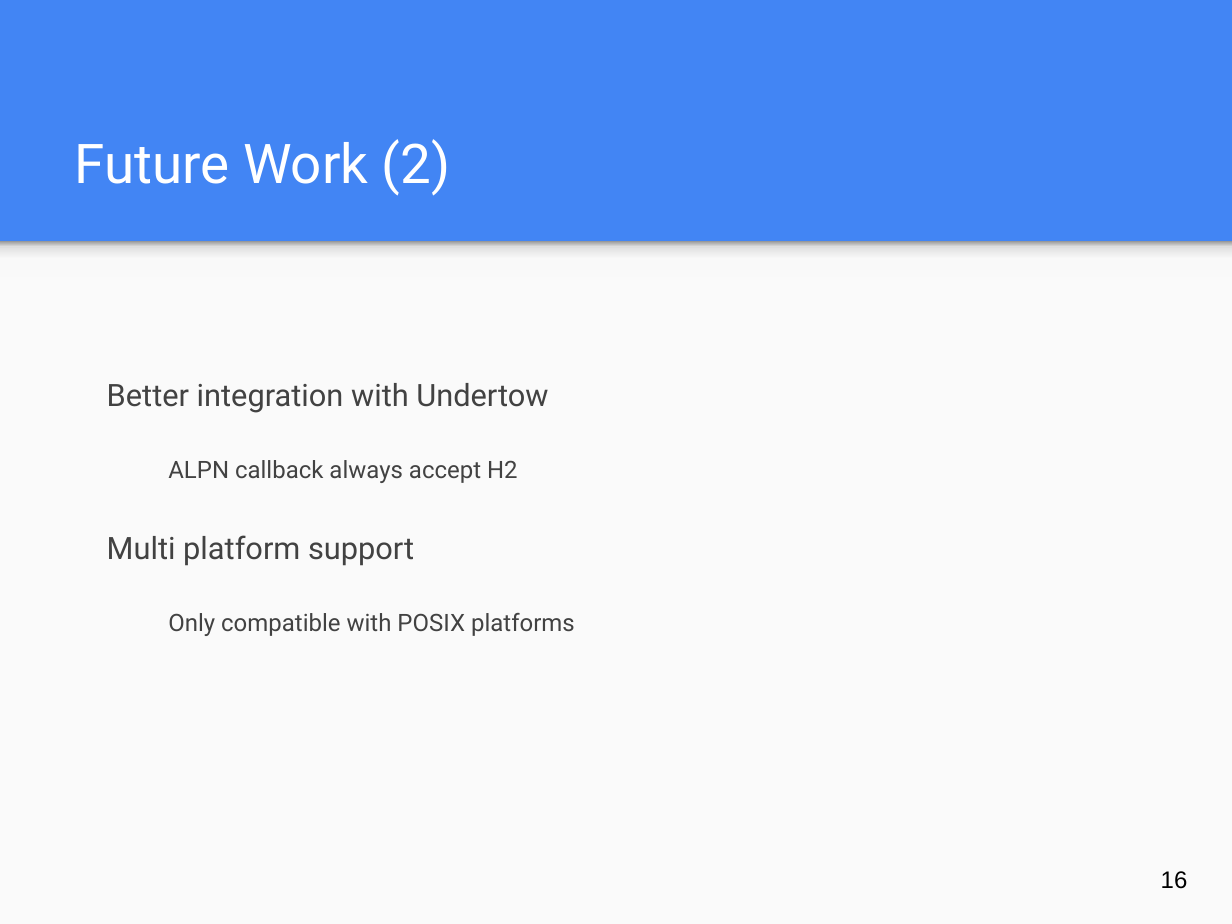
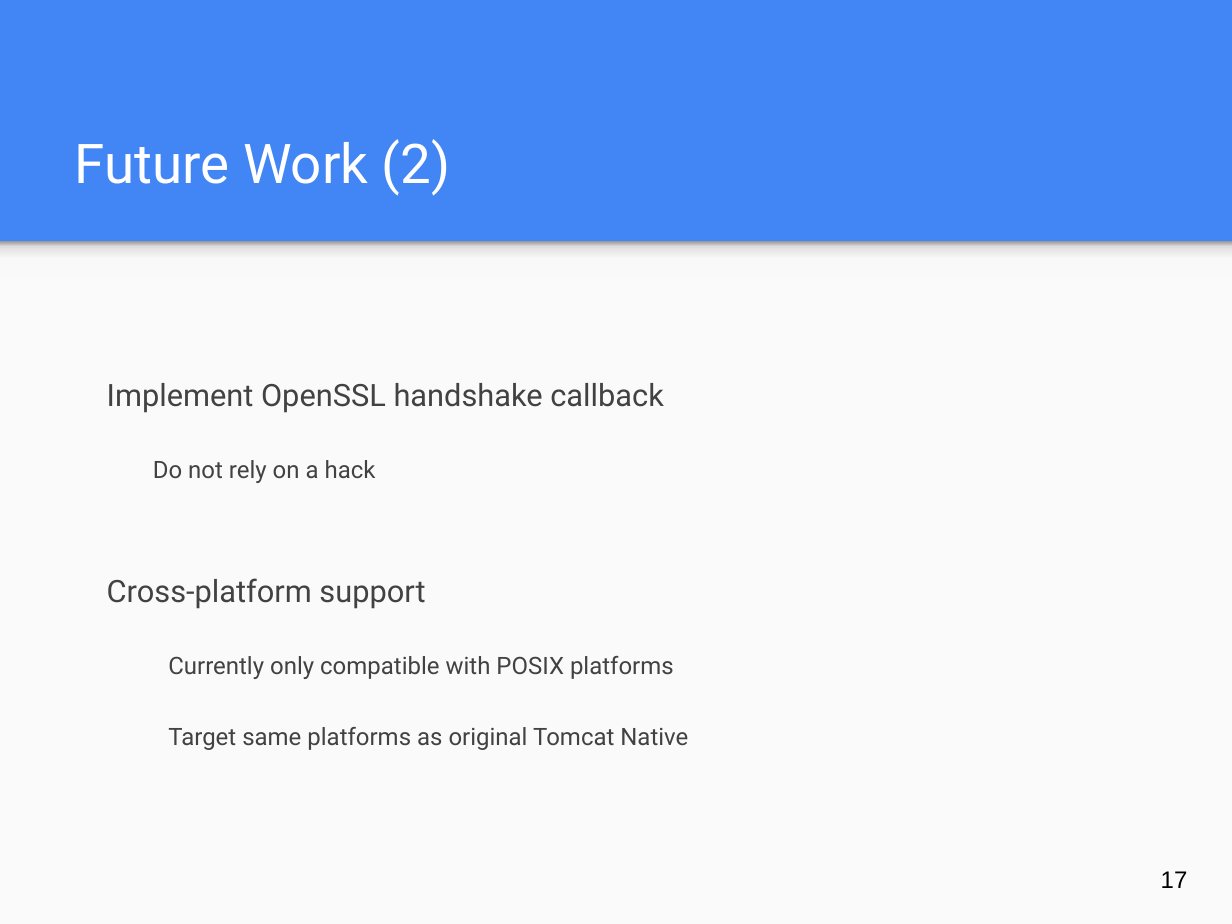
Before and after one commit to jocelynthode/tomcat-native2-doc, a slide deck: slide 17 of final-pres/final_workshop_pres.pptx (slide 16 before the commit). Drawn at 1232x924 pixels with LibreOffice and Linux fonts; fonts in the diff are those of the drawing. Boxes give left, top, right and bottom in pixels: in the first picture for what was removed or moved away, otherwise in the second. Text is boxed around its words. In the diff, an @@ line names an element or a change of style, - is before the commit and + after.

Commit message:
Update final presentation

```diff
--- a/final-pres/final_workshop_pres.pptx
+++ b/final-pres/final_workshop_pres.pptx
@@ text at bbox=[107, 383, 688, 750]: text changed @@
-Better integration with Undertow
-  ALPN callback always accept H2
-Multi platform support
-  Only compatible with POSIX platforms
+Implement OpenSSL handshake callback
+  Do not rely on a hack
+Cross-platform support
+  Currently only compatible with POSIX platforms
+  Target same platforms as original Tomcat Native
@@ page number at bbox=[1161, 871, 1188, 888]: text changed @@
-16
+17
```
Also in this commit, not shown: 7 other slides changed, 2 slides added, 1 slide removed, 1 other file.
